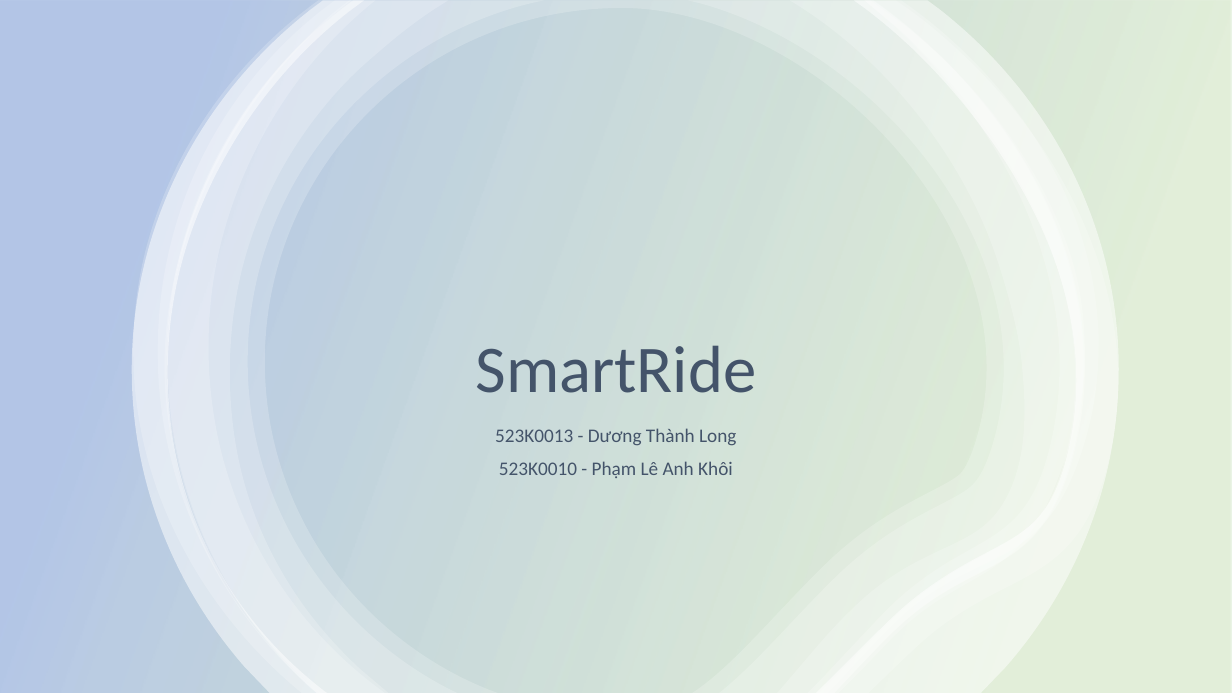
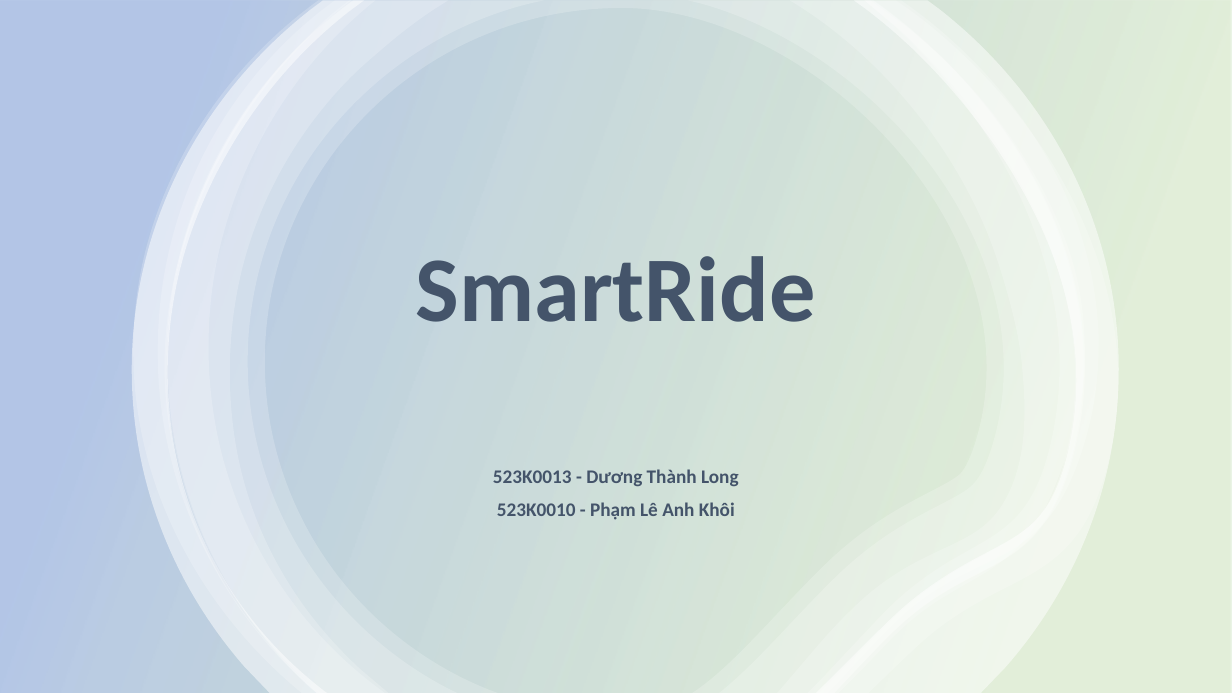
Before and after one commit to CheetoBuri/SE_SmartRide, a slide deck: slide 1 of 523K0010_523K0013.pptx. Drawn at 1232x693 pixels with LibreOffice and Linux fonts; fonts in the diff are those of the drawing. Boxes give left, top, right and bottom in pixels: in the first picture for what was removed or moved away, otherwise in the second. Text is boxed around its words. In the diff, an @@ line names an element or a change of style, - is before the commit and + after.

```diff
--- a/523K0010_523K0013.pptx
+++ b/523K0010_523K0013.pptx
@@ title "SmartRide" moved from (x1=475, y1=346, x2=756, y2=393) to (x1=416, y1=256, x2=816, y2=322) @@
@@ title "SmartRide" at (x1=416, y1=256, x2=816, y2=322): size 52 to 72 pt, bold on @@
@@ subtitle "523K0013 - Dương Thành Long" moved from (x1=495, y1=428, x2=736, y2=478) to (x1=493, y1=469, x2=739, y2=520) @@
@@ subtitle "523K0013 - Dương Thành Long" at (x1=493, y1=469, x2=739, y2=520): bold on @@
```
Also in this commit, not shown: 12 other slides changed.
